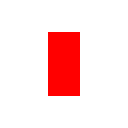
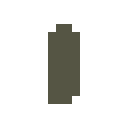
Revision of a layered 128 x 128 image; what changed, layer by layer:
painted on "Background" over box(48, 24, 80, 104)
